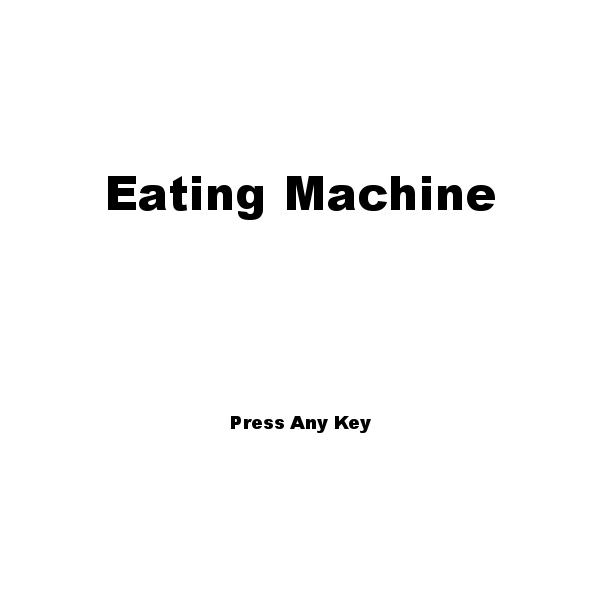
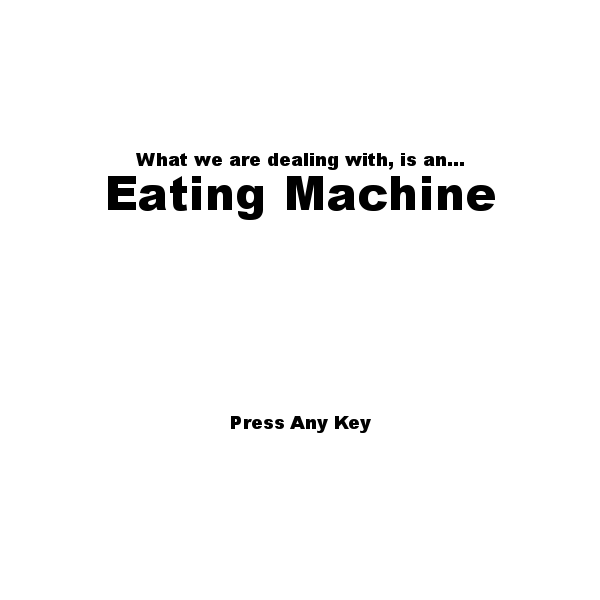
Layer changes from the first 600 × 600 image to the second:
added layer "What we are dealing with, is a..." above "Press Any Key" over left=136, top=153, right=464, bottom=170
